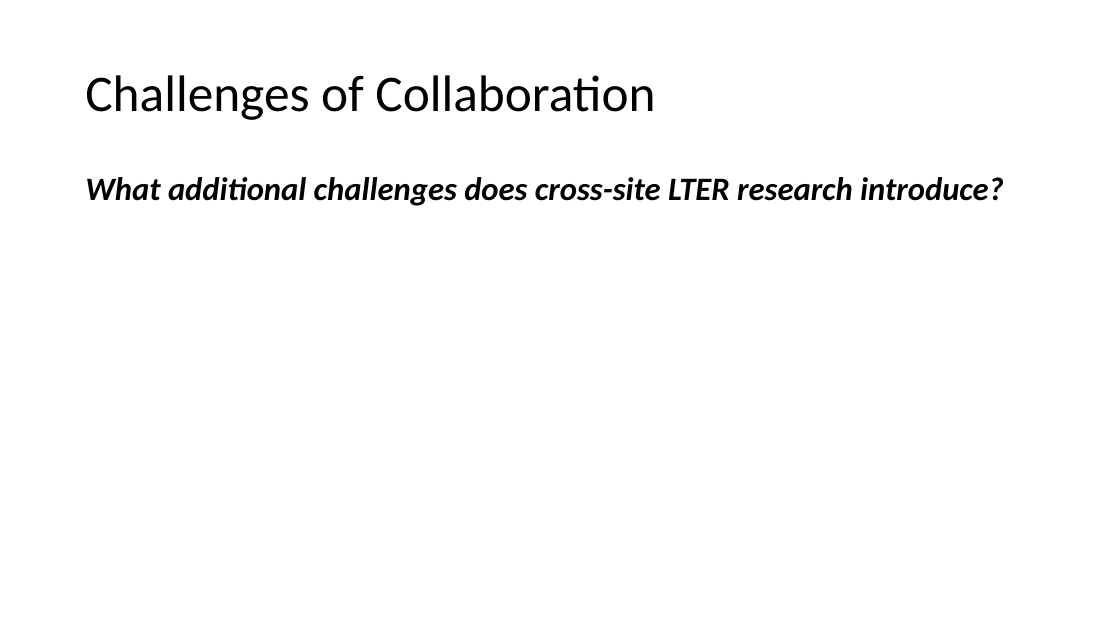
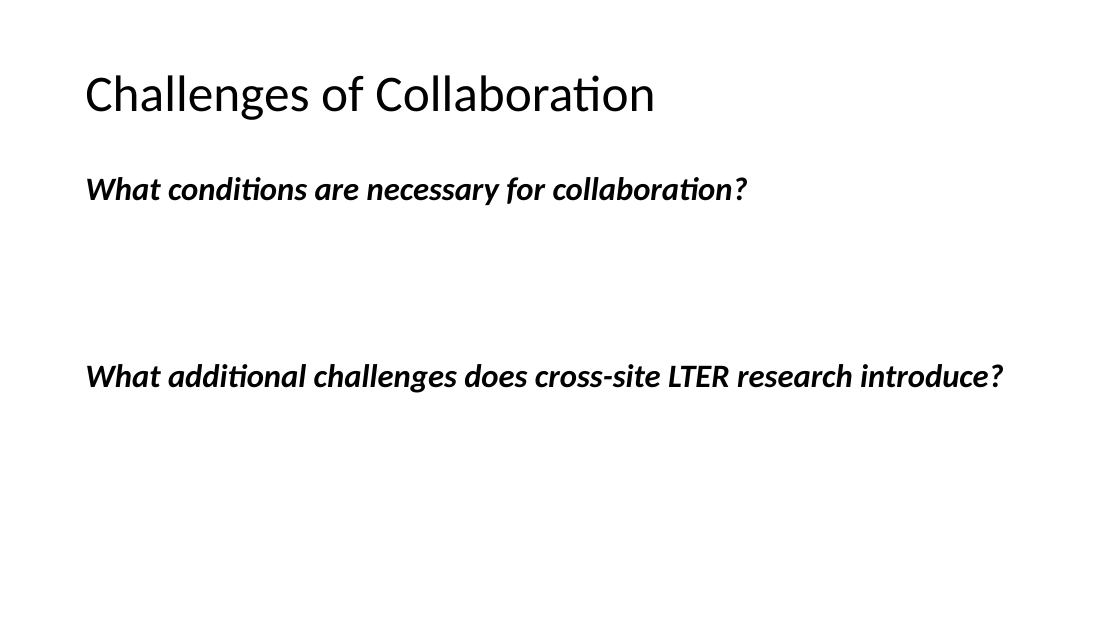
Before and after one commit to ReproducibleQM/n_commandments, a slide deck: slide 5 of pres_deck.pptx (slide 6 before the commit). Drawn at 1120x630 pixels with LibreOffice and Linux fonts; fonts in the diff are those of the drawing. Boxes give left, top, right and bottom in pixels: in the first picture for what was removed or moved away, otherwise in the second. Text is boxed around its words. In the diff, an @@ line names an element or a change of style, - is before the commit and + after.

```diff
--- a/pres_deck.pptx
+++ b/pres_deck.pptx
@@ text at (x1=85, y1=177, x2=748, y2=205): paragraph added @@
+What conditions are necessary for collaboration?
```
Also in this commit, not shown: 6 other slides changed, 2 slides added, 14 slides removed.
